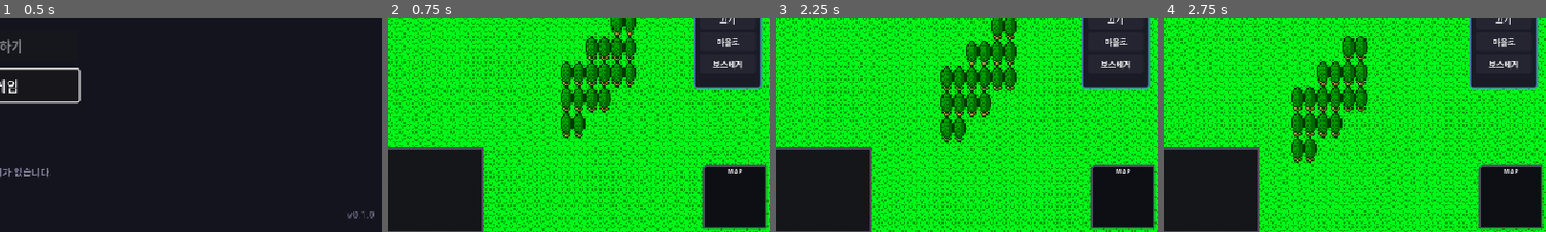
Above: before the commit, frames 1-4 (left to right).
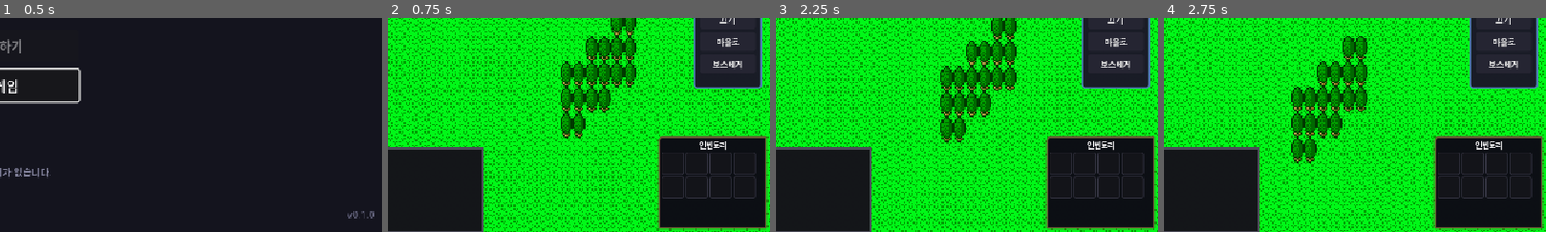
Above: after the commit, the same moments.

Repository: limmmmmmn/Appears-Appears
Game: Godot game, scene res://scenes/main/Main.tscn
The game is run twice, just before and just after one commit, with the same random seed, the same clock (stepped at 60 frames per second) and the same inputs.
Inputs:
- Up to frame 1 (0.5 s): no input
- Up to frame 2 (0.75 s): click "새 게임" at 0.5 s
- Up to frame 3 (2.25 s): click "☰" at 1.25 s; click "게임 계속" at 2 s
- Up to frame 4 (2.75 s): no input
The pictures show only the part of the screen within x 50-100%, y 50-100%; the shares and areas given below are measured in that part.

Frame 1 is identical in both runs. In frame 2, 8.4% of the frame differs, in the area x 70-100%, y 54-100%; in frame 3, 8.4%; in frame 4, 8.4%.

Commit message:
feat: 미니맵을 인벤토리 패널로 교체, 아이템 이름 표시
- FieldHUD 우측 하단 미니맵 제거
- 인벤토리 패널 추가 (4x2 그리드, 아이템 아이콘/툴팁)
- 보상 UI에서 "?단검" 대신 실제 아이템 이름 표시
- 아이템 타입별 이모지 아이콘 (검, 단검, 지팡이 등)
- 희귀도별 테두리 색상 표시

https://claude.ai/code/session_01HMJ2TZbvfDboco6XHexxSY

Diff:
--- a/scenes/ui/FieldHUD.tscn
+++ b/scenes/ui/FieldHUD.tscn
@@ -25,17 +25,17 @@
 border_color = Color(0.2, 0.2, 0.25, 1)
 corner_radius_top_right = 4
 
-[sub_resource type="StyleBoxFlat" id="StyleBoxFlat_minimap"]
-content_margin_left = 2.0
-content_margin_top = 2.0
-content_margin_right = 2.0
-content_margin_bottom = 2.0
+[sub_resource type="StyleBoxFlat" id="StyleBoxFlat_inventory"]
+content_margin_left = 4.0
+content_margin_top = 4.0
+content_margin_right = 4.0
+content_margin_bottom = 4.0
 bg_color = Color(0.05, 0.05, 0.08, 0.9)
 border_width_left = 2
 border_width_top = 2
 border_width_right = 2
 border_width_bottom = 2
-border_color = Color(0.3, 0.3, 0.35, 1)
+border_color = Color(0.4, 0.35, 0.2, 1)
 corner_radius_top_left = 4
 
 [node name="FieldHUD" type="CanvasLayer"]
@@ -153,7 +153,7 @@
 mouse_filter = 2
 theme_override_constants/separation = 2
 
-[node name="MinimapPanel" type="PanelContainer" parent="Control"]
+[node name="InventoryPanel" type="PanelContainer" parent="Control"]
 unique_name_in_owner = true
 layout_mode = 1
 anchors_preset = 3
@@ -161,37 +161,34 @@
 anchor_top = 1.0
 anchor_right = 1.0
 anchor_bottom = 1.0
-offset_left = -84.0
-offset_top = -84.0
+offset_left = -140.0
+offset_top = -120.0
 offset_right = -4.0
 offset_bottom = -4.0
 grow_horizontal = 0
 grow_vertical = 0
-theme_override_styles/panel = SubResource("StyleBoxFlat_minimap")
+theme_override_styles/panel = SubResource("StyleBoxFlat_inventory")
 
-[node name="VBox" type="VBoxContainer" parent="Control/MinimapPanel"]
+[node name="VBox" type="VBoxContainer" parent="Control/InventoryPanel"]
 layout_mode = 2
 theme_override_constants/separation = 2
 
-[node name="MinimapTitle" type="Label" parent="Control/MinimapPanel/VBox"]
+[node name="InventoryTitle" type="Label" parent="Control/InventoryPanel/VBox"]
 layout_mode = 2
-theme_override_font_sizes/font_size = 8
-text = "MAP"
+theme_override_font_sizes/font_size = 9
+text = "인벤토리"
 horizontal_alignment = 1
 
-[node name="MinimapViewport" type="SubViewportContainer" parent="Control/MinimapPanel/VBox"]
+[node name="InventoryScroll" type="ScrollContainer" parent="Control/InventoryPanel/VBox"]
 unique_name_in_owner = true
-custom_minimum_size = Vector2(72, 56)
 layout_mode = 2
 size_flags_vertical = 3
-stretch = true
+horizontal_scroll_mode = 0
 
-[node name="SubViewport" type="SubViewport" parent="Control/MinimapPanel/VBox/MinimapViewport"]
-transparent_bg = true
-handle_input_locally = false
-size = Vector2i(72, 56)
-render_target_update_mode = 4
-
-[node name="MinimapCamera" type="Camera2D" parent="Control/MinimapPanel/VBox/MinimapViewport/SubViewport"]
+[node name="InventoryGrid" type="GridContainer" parent="Control/InventoryPanel/VBox/InventoryScroll"]
 unique_name_in_owner = true
-zoom = Vector2(0.1, 0.1)
+layout_mode = 2
+size_flags_horizontal = 3
+theme_override_constants/h_separation = 2
+theme_override_constants/v_separation = 2
+columns = 4
--- a/scripts/ui/field/FieldHUD.gd
+++ b/scripts/ui/field/FieldHUD.gd
@@ -4,7 +4,7 @@
 ## - TopBar: 스테이지, 골드, 배속, 메뉴
 ## - LogPanel: 전투 로그 (좌측 하단)
 ## - BottomPartyPanel: 파티 정보 (하단 중앙) - 외부 씬
-## - MinimapPanel: 미니맵 (우측 하단)
+## - InventoryPanel: 인벤토리 (우측 하단)
 
 signal menu_pressed
 signal move_style_changed(style: int)  # 이동 스타일 변경 시그널
@@ -28,10 +28,10 @@
 # === 하단 파티 패널 (중앙) - 외부 씬 ===
 @onready var bottom_party_panel: BottomPartyPanel = %BottomPartyPanel
 
-# === 미니맵 패널 (우측 하단) ===
-@onready var minimap_panel: PanelContainer = %MinimapPanel
-@onready var minimap_viewport: SubViewportContainer = %MinimapViewport
-@onready var minimap_camera: Camera2D = %MinimapCamera
+# === 인벤토리 패널 (우측 하단) ===
+@onready var inventory_panel: PanelContainer = %InventoryPanel
+@onready var inventory_scroll: ScrollContainer = %InventoryScroll
+@onready var inventory_grid: GridContainer = %InventoryGrid
 
 # === 특성 패널 (우측) ===
 @onready var trait_panel: PanelContainer = %TraitPanel
@@ -49,9 +49,9 @@
 # === 컴포넌트 ===
 var battle_log: BattleLogUI = null
 
-# === 미니맵 설정 ===
-var minimap_zoom: float = 0.1  # 미니맵 줌 레벨 (작을수록 더 넓은 영역 표시)
-var minimap_target: Node2D = null  # 추적할 대상 (파티 리더)
+# === 인벤토리 아이템 슬롯 ===
+var inventory_slots: Array = []
+const INVENTORY_SLOT_SIZE: int = 28
 
 
 func _ready() -> void:
@@ -60,12 +60,10 @@
 	_setup_grudge_popup()
 	_setup_town_popup()
 	_connect_signals()
+	_setup_inventory_panel()
 	update_all()
 	_update_trait_display()
-
-
-func _process(_delta: float) -> void:
-	_update_minimap()
+	_update_inventory_display()
 
 
 func _setup_components() -> void:
@@ -77,10 +75,6 @@
 	battle_log.size_flags_vertical = Control.SIZE_EXPAND_FILL
 	if log_container:
 		log_container.add_child(battle_log)
-
-	# 미니맵 카메라 초기 설정
-	if minimap_camera:
-		minimap_camera.zoom = Vector2(minimap_zoom, minimap_zoom)
 
 
 func _setup_speed_button() -> void:
@@ -261,52 +255,130 @@
 
 
 
-#region 미니맵
-func _update_minimap() -> void:
-	if not minimap_camera:
+#region 인벤토리 패널
+func _setup_inventory_panel() -> void:
+	## 인벤토리 패널 초기 설정
+	if not inventory_grid:
 		return
 
-	# 추적 대상이 없으면 파티 리더 찾기
-	if not is_instance_valid(minimap_target):
-		_find_minimap_target()
-
-	# 대상이 있으면 카메라 위치 업데이트
-	if is_instance_valid(minimap_target):
-		minimap_camera.global_position = minimap_target.global_position
-
-
-func _find_minimap_target() -> void:
-	# 필드 씬에서 PartyMember (리더) 찾기
-	var field = get_tree().get_first_node_in_group("field")
-	if field:
-		var leader = field.get_node_or_null("PartyLeader")
-		if leader:
-			minimap_target = leader
-			return
-
-	# 그룹으로 찾기
-	var party_members = get_tree().get_nodes_in_group("party_member")
-	if party_members.size() > 0:
-		minimap_target = party_members[0]
-
-
-func set_minimap_target(target: Node2D) -> void:
-	## 미니맵이 추적할 대상 설정
-	minimap_target = target
-
-
-func set_minimap_zoom(zoom_level: float) -> void:
-	## 미니맵 줌 레벨 설정 (0.05 ~ 0.5 권장)
-	minimap_zoom = clamp(zoom_level, 0.02, 1.0)
-	if minimap_camera:
-		minimap_camera.zoom = Vector2(minimap_zoom, minimap_zoom)
-
-
-func get_minimap_viewport() -> SubViewport:
-	## 미니맵 SubViewport 반환 (외부에서 레이어 추가 등에 사용)
-	if minimap_viewport:
-		return minimap_viewport.get_node_or_null("SubViewport")
-	return null
+	# 인벤토리 변경 시그널 연결
+	if InventoryManager and not InventoryManager.inventory_changed.is_connected(_update_inventory_display):
+		InventoryManager.inventory_changed.connect(_update_inventory_display)
+
+
+func _update_inventory_display() -> void:
+	## 인벤토리 UI 업데이트
+	if not inventory_grid:
+		return
+
+	# 기존 슬롯 제거
+	for child in inventory_grid.get_children():
+		child.queue_free()
+	inventory_slots.clear()
+
+	# 인벤토리 아이템 가져오기
+	var items: Array = InventoryManager.get_all_items() if InventoryManager else []
+
+	# 아이템 슬롯 생성
+	for item in items:
+		var slot := _create_inventory_slot(item)
+		inventory_grid.add_child(slot)
+		inventory_slots.append(slot)
+
+	# 빈 슬롯 채우기 (최소 8개)
+	var empty_count: int = maxi(0, 8 - items.size())
+	for i in range(empty_count):
+		var empty_slot := _create_empty_slot()
+		inventory_grid.add_child(empty_slot)
+
+
+func _create_inventory_slot(item: Dictionary) -> PanelContainer:
+	## 아이템 슬롯 UI 생성
+	var slot := PanelContainer.new()
+	slot.custom_minimum_size = Vector2(INVENTORY_SLOT_SIZE, INVENTORY_SLOT_SIZE)
+
+	var style := StyleBoxFlat.new()
+	var rarity: String = item.data.get("rarity", "common")
+	var rarity_color: Color = InventoryManager.RARITY_COLORS.get(rarity, Color(0.3, 0.3, 0.3))
+	style.bg_color = Color(0.15, 0.15, 0.2, 0.9)
+	style.border_width_left = 1
+	style.border_width_top = 1
+	style.border_width_right = 1
+	style.border_width_bottom = 2
+	style.border_color = rarity_color
+	style.corner_radius_top_left = 2
+	style.corner_radius_top_right = 2
+	style.corner_radius_bottom_left = 2
+	style.corner_radius_bottom_right = 2
+	slot.add_theme_stylebox_override("panel", style)
+
+	# 아이템 아이콘 (텍스트로 대체)
+	var label := Label.new()
+	var item_type: String = item.data.get("type", "?")
+	var type_icon: String = _get_item_type_icon(item_type)
+	label.text = type_icon
+	label.add_theme_font_size_override("font_size", 14)
+	label.add_theme_color_override("font_color", rarity_color)
+	label.horizontal_alignment = HORIZONTAL_ALIGNMENT_CENTER
+	label.vertical_alignment = VERTICAL_ALIGNMENT_CENTER
+	slot.add_child(label)
+
+	# 수량 표시 (2개 이상일 때)
+	if item.quantity > 1:
+		var qty_label := Label.new()
+		qty_label.text = str(item.quantity)
+		qty_label.add_theme_font_size_override("font_size", 8)
+		qty_label.add_theme_color_override("font_color", Color.WHITE)
+		qty_label.horizontal_alignment = HORIZONTAL_ALIGNMENT_RIGHT
+		qty_label.vertical_alignment = VERTICAL_ALIGNMENT_BOTTOM
+		qty_label.set_anchors_and_offsets_preset(Control.PRESET_FULL_RECT)
+		slot.add_child(qty_label)
+
+	# 툴팁
+	var item_name: String = item.data.get("name", item.id)
+	slot.tooltip_text = item_name
+
+	return slot
+
+
+func _create_empty_slot() -> PanelContainer:
+	## 빈 슬롯 UI 생성
+	var slot := PanelContainer.new()
+	slot.custom_minimum_size = Vector2(INVENTORY_SLOT_SIZE, INVENTORY_SLOT_SIZE)
+
+	var style := StyleBoxFlat.new()
+	style.bg_color = Color(0.1, 0.1, 0.12, 0.5)
+	style.border_width_left = 1
+	style.border_width_top = 1
+	style.border_width_right = 1
+	style.border_width_bottom = 1
+	style.border_color = Color(0.2, 0.2, 0.25)
+	style.corner_radius_top_left = 2
+	style.corner_radius_top_right = 2
+	style.corner_radius_bottom_left = 2
+	style.corner_radius_bottom_right = 2
+	slot.add_theme_stylebox_override("panel", style)
+
+	return slot
+
+
+func _get_item_type_icon(item_type: String) -> String:
+	## 아이템 타입별 아이콘 반환
+	match item_type:
+		"sword": return "⚔"
+		"dagger": return "🗡"
+		"staff": return "🪄"
+		"bow": return "🏹"
+		"axe": return "🪓"
+		"shield": return "🛡"
+		"helmet": return "⛑"
+		"heavy_armor", "medium_armor", "light_armor": return "🥋"
+		"robe": return "👘"
+		"ring": return "💍"
+		"amulet": return "📿"
+		"boots": return "👢"
+		"potion": return "🧪"
+		_: return "?"
 #endregion
 
 
@@ -643,8 +715,11 @@
 
 		for item in rewards.items:
 			var item_lbl := Label.new()
-			var type_name: String = InventoryManager.get_item_type_name(item.id)
-			item_lbl.text = "?" + type_name
+			var item_data: Dictionary = DataManager.get_equipment(item.id)
+			if item_data.is_empty():
+				item_data = DataManager.get_item(item.id)
+			var item_name: String = item_data.get("name", item.id)
+			item_lbl.text = item_name
 			item_lbl.add_theme_font_size_override("font_size", 10)
 			var rarity_color: Color = InventoryManager.get_rarity_color(item.id)
 			item_lbl.add_theme_color_override("font_color", rarity_color)
@@ -882,8 +957,11 @@
 
 		for item in rewards.items:
 			var item_lbl := Label.new()
-			var type_name: String = InventoryManager.get_item_type_name(item.id)
-			item_lbl.text = "?" + type_name
+			var item_data: Dictionary = DataManager.get_equipment(item.id)
+			if item_data.is_empty():
+				item_data = DataManager.get_item(item.id)
+			var item_name: String = item_data.get("name", item.id)
+			item_lbl.text = item_name
 			item_lbl.add_theme_font_size_override("font_size", 10)
 			var rarity_color: Color = InventoryManager.get_rarity_color(item.id)
 			item_lbl.add_theme_color_override("font_color", rarity_color)
